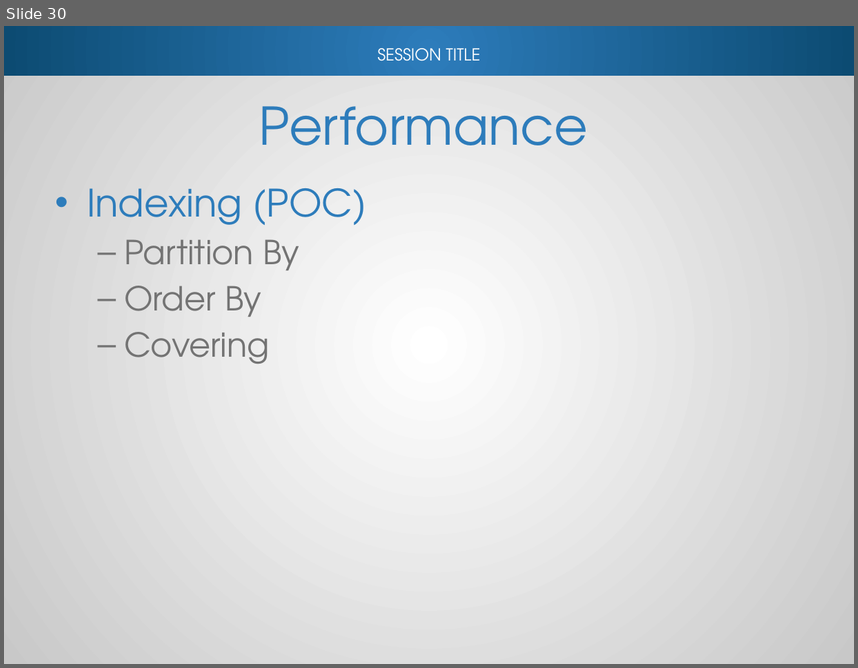
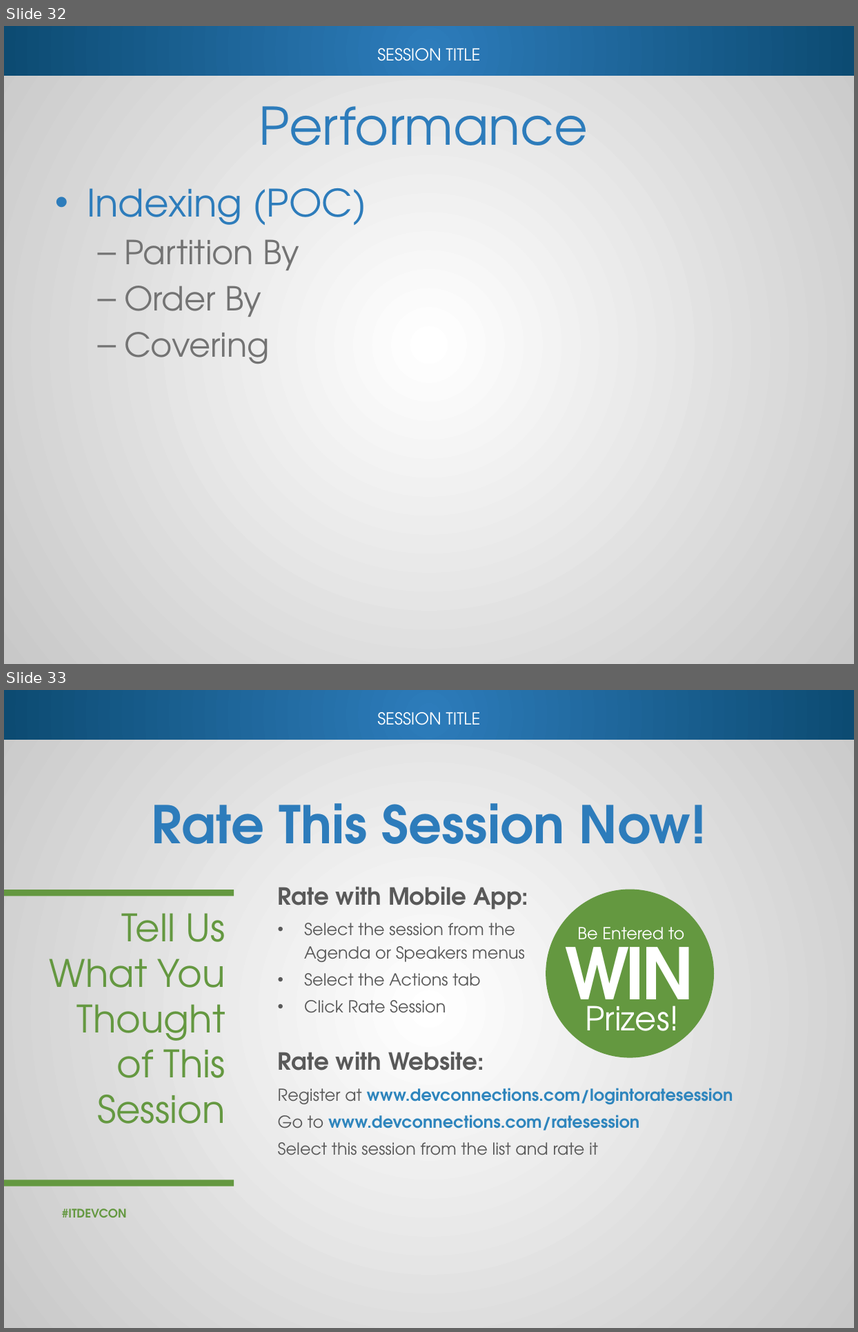
Before and after one commit to reachanu21/T-SQLWindowing, a slide deck: Presentation/TSQL_Windowing.pptx. Shown one above the other, each under a label of ours: slide 30 before the commit, slides 32 and 33 after it. The pictures are 858x668 and 858x1332 pixels, drawn with LibreOffice and Linux fonts; fonts in the diff are those of the drawing; background and template pictures are left out. Boxes give left, top, right and bottom in pixels: in the first picture for what was removed or moved away, otherwise in the second. Text is boxed around its words. In the diff, an @@ line names an element or a change of style, - is before the commit and + after.

```diff
--- a/Presentation/TSQL_Windowing.pptx
+++ b/Presentation/TSQL_Windowing.pptx
@@ slide 33 added at [4,690,854,1328], background #FFFFFF; not listed: 3 template elements that a slide beside it also shows @@
@@ title added at [152,803,706,844], 44 pt, text #2D7CBB, bold @@
+Rate This Session Now!
@@ rectangle added at [4,890,234,896], fill #649840 @@
@@ text added at [278,886,528,909], 20 pt, text #595959, bold @@
+Rate with Mobile App:
@@ text added at [50,913,225,1123], 32 pt, text #649840 @@
+Tell Us What You Thought of This Session
@@ text added at [304,923,525,1013], 14 pt, text #595959 @@
+• Select the session from the
+  Agenda or Speakers menus
+• Select the Actions tab
+• Click Rate Session
@@ group added at [546,890,714,1057]: 3 texts, 1 ellipse @@
+Be Entered to
+WIN
+Prizes!
@@ text added at [278,1051,484,1070], 20 pt, text #595959, bold @@
+Rate with Website:
@@ text added at [278,1087,733,1155], 14 pt, text #2E85BD, bold @@
+Register at www.devconnections.com/logintoratesession
+Go to www.devconnections.com/ratesession
+Select this session from the list and rate it
@@ rectangle added at [4,1180,234,1185], fill #649840 @@
@@ text added at [62,1208,127,1217], 10 pt, text #649840, bold @@
+#ITDEVCON
@@ what was slide 30 is now slide 32 @@
```
Also in this commit, not shown: 13 slides changed, 2 other slides added, 3 other files.
